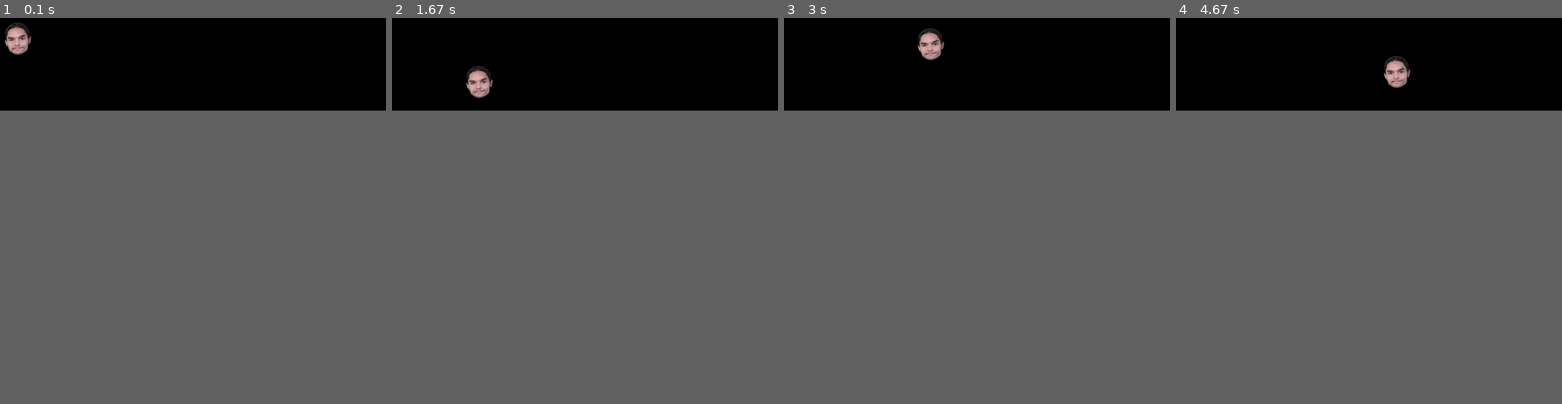
Above: before the commit, frames 1-4 (left to right).
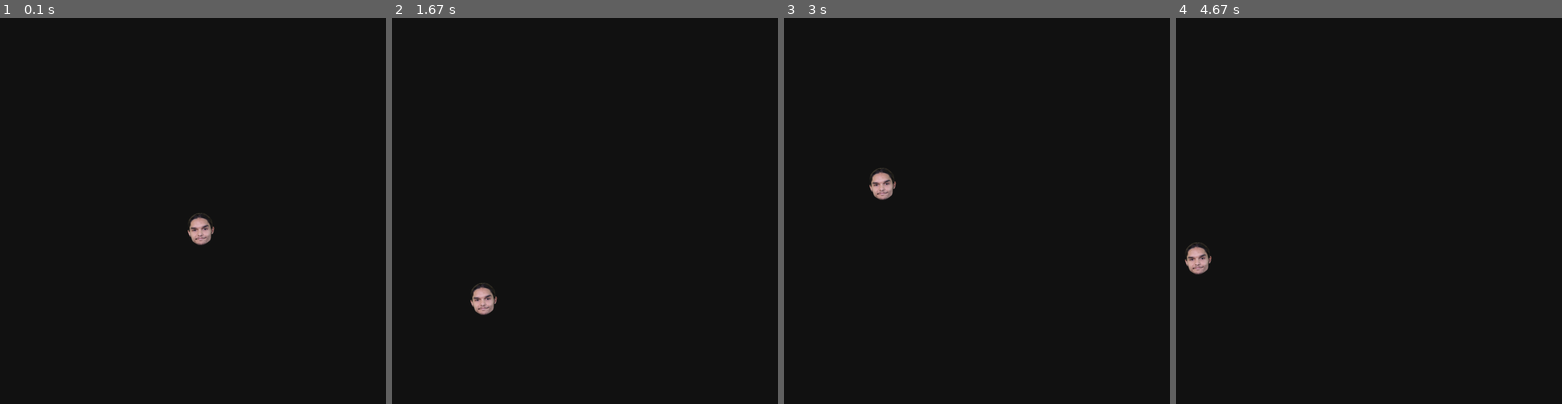
Above: after the commit, the same moments.

Repository: Eviber/ldjam41
Game: pygame game, started from beaugosse.py
The game is run twice, just before and just after one commit, with the same random seed, the same clock (stepped at 60 frames per second) and the same inputs.
Inputs:
- Up to frame 1 (0.1 s): no input
- Up to frame 2 (1.67 s): tap Enter at 0.33 s
- Up to frame 3 (3 s): no input
- Up to frame 4 (4.67 s): no input
In our replay, the window is 900x216 before the commit and 900x900 after it. These sizes can differ from the game's own. Grey fills any space a smaller window leaves; there, only what the larger window draws over its background counts as a difference.

The runs differ from the first frame. In frame 1, 0.7% of the frame differs, in the area x 1-56%, y 1-59%; in frame 2, 0.7%; in frame 3, 0.7%; in frame 4, 0.8%, in the area x 2-61%, y 9-67%.

Commit message:
beaugosse, fly mode

Diff:
--- a/beaugosse.py
+++ b/beaugosse.py
@@ -1,33 +1,53 @@
 import sys, pygame
+from pygame import QUIT, KEYDOWN, K_ESCAPE, K_q, K_LEFT, K_RIGHT
+from random import randint
 
 pygame.init()
 
 
-size = width, height = 1000, 240
+width, height = 1000, 1000
 
-speed = [2, 2]
+speed = [0, 0]
 
-black = 0, 0, 0
-
-
-screen = pygame.display.set_mode(size, pygame.RESIZABLE)
+fillcolor = 20, 20, 20
 
 ball = pygame.image.load("beaugosse.png")
 
+pygame.display.set_icon(ball)
+pygame.display.set_caption("Beaugosse")
+screen = pygame.display.set_mode((width, height))
+
 ballrect = ball.get_rect()
+
+ballrect.x = width / 2;
+ballrect.y = height / 2;
 
 lastticks = pygame.time.get_ticks()
 
 while 1:
     for event in pygame.event.get():
-        if event.type == pygame.QUIT: sys.exit()
+        if event.type == QUIT: sys.exit()
+        if event.type == KEYDOWN:
+            if event.key in (K_ESCAPE, K_q): sys.exit()
+
+    if speed[0] < 3 or speed[0] > -3:
+        speed[0] += randint(-1, 1)
+    else:
+        speed[0] += 1 if speed <= -3 else -1
+
+    if speed[1] < 3 or speed[1] > -3:
+        speed[1] += randint(-1, 1)
+    else:
+        speed[1] += 1 if speed <= -3 else -1
 
     ballrect = ballrect.move(speed)
     if ballrect.left < 0 or ballrect.right > width:
         speed[0] = -speed[0]
+        ballrect = ballrect.move(speed)
     if ballrect.top < 0 or ballrect.bottom > height:
         speed[1] = -speed[1]
-    screen.fill(black)
+        ballrect = ballrect.move(speed)
+    screen.fill(fillcolor)
     screen.blit(ball, ballrect)
     pygame.display.flip()
     while lastticks + 1000 / 60 > pygame.time.get_ticks():
